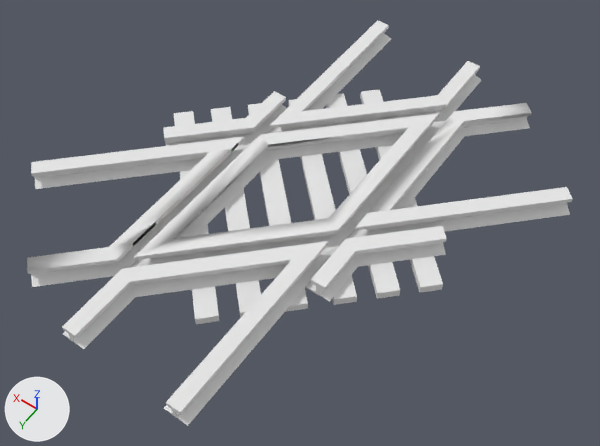
The OBJ model models/advtrains_dtrack_xing90plusx_tieless_45l.obj: old version first, new version second.
Before and after are seen from a 50 mm lens placed at (-1.78, 2.46, 3.13), pointed at (-0.1, 0.11, -0.55). The axes (+X, +Y, +Z) are drawn at lower left. The lights are the same throughout. Where no turn or scale is listed for an object, it has been applied to the vertices.

Names of what the first picture shows: 'xing90plusx_45l.diamond_Cube.003', 'xing90plusx_45l.rails_Cube.006', 'xing90plusx_45l.sleepers_Cube.001'.
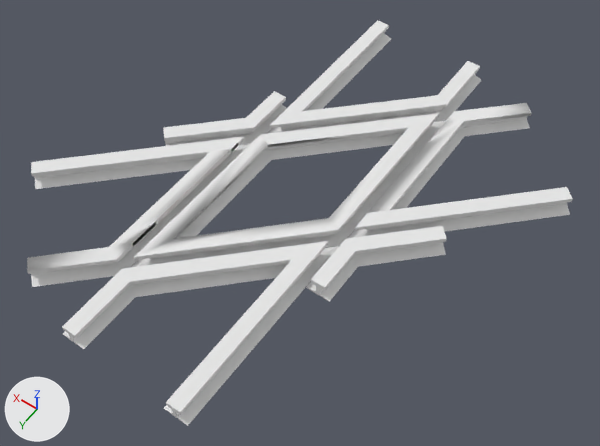
Pixel boxes [x1, y1, x2, y2] of what changed, in the pictures (600 x 446 px):
'xing90plusx_45l.sleepers_Cube.001', deleted: before [174, 89, 443, 324]

The change in detail:
Object 'xing90plusx_45l.sleepers_Cube.001' (ob_xing90plusx_45l_sleepers_cube_001) is deleted.
